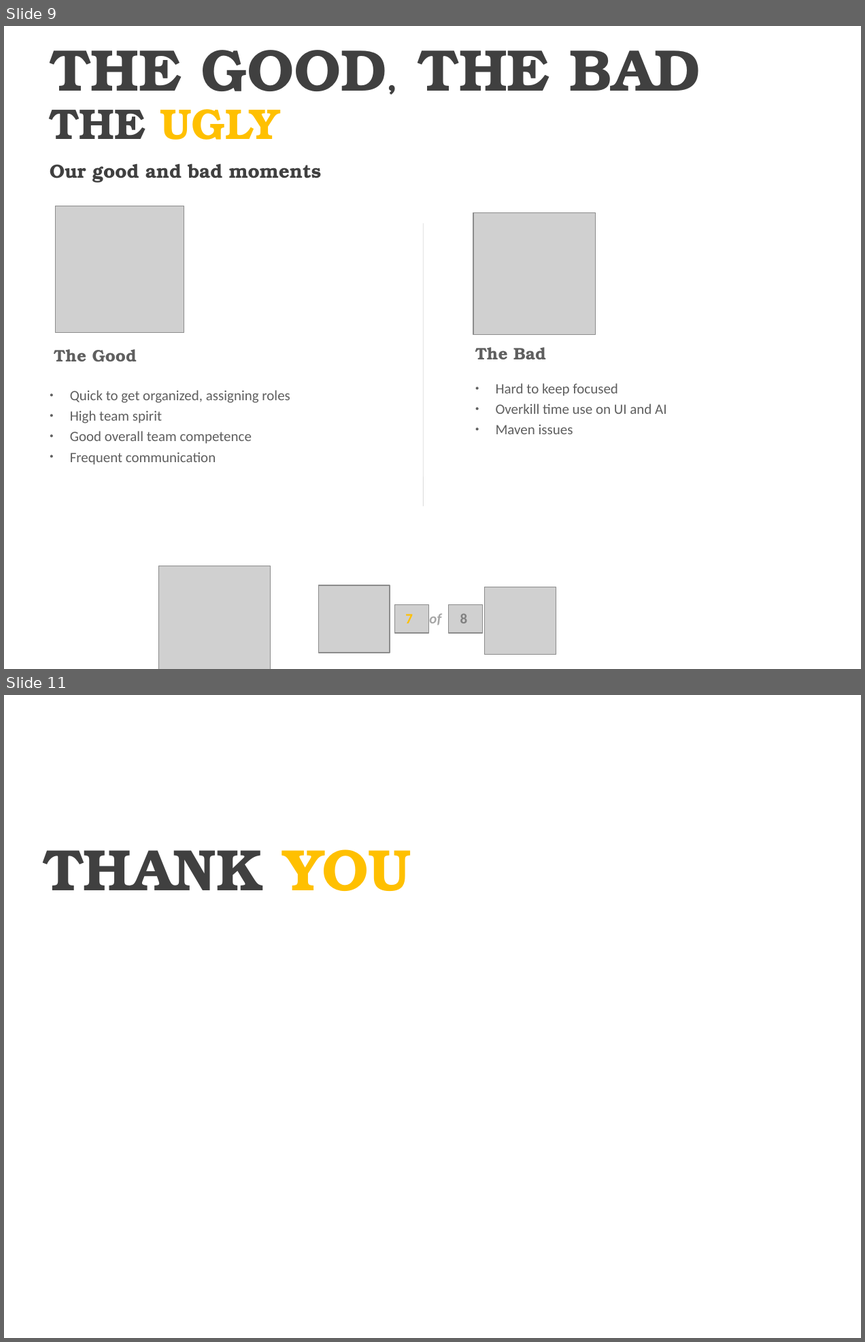
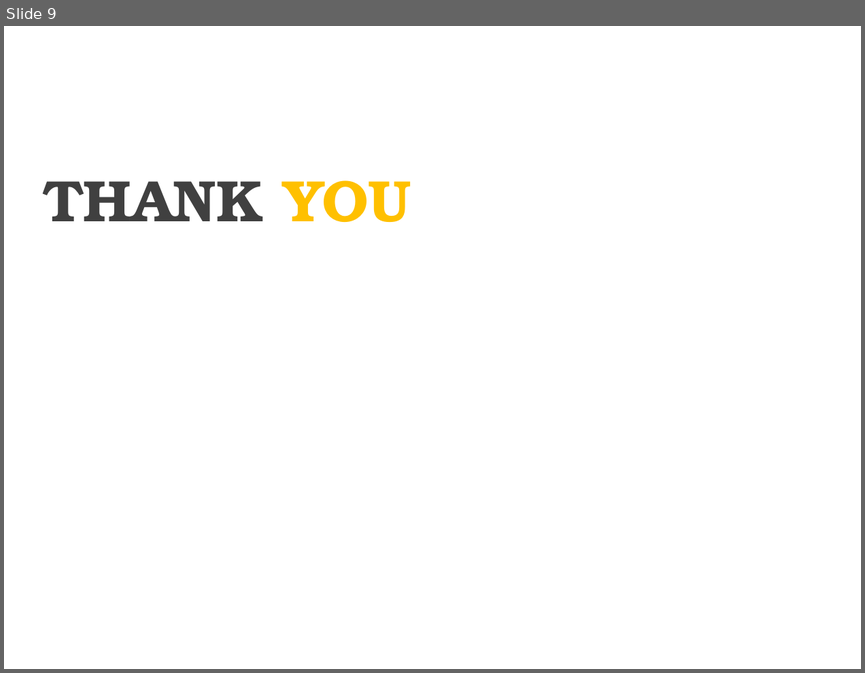
Before and after one commit to luringens/DoodleChess, a slide deck: docs/presentation/Presentasjon oblig3.pptx. Shown one above the other, each under a label of ours: slides 9 and 11 before the commit, slide 9 after it; the slides between them are not shown. The pictures are 865x1342 and 865x673 pixels, drawn with LibreOffice and Linux fonts; fonts in the diff are those of the drawing; grey boxes stand for pictures; background and template pictures are left out. Boxes give left, top, right and bottom in pixels: in the first picture for what was removed or moved away, otherwise in the second. Text is boxed around its words. In the diff, an @@ line names an element or a change of style, - is before the commit and + after.

```diff
--- a/docs/presentation/Presentasjon oblig3.pptx
+++ b/docs/presentation/Presentasjon oblig3.pptx
@@ slide 9 removed at <box>4,26,861,669</box>, background picture (left out) @@
@@ text removed at <box>50,50,700,91</box> @@
-THE GOOD, THE BAD
@@ text removed at <box>50,109,280,140</box> @@
-THE UGLY
@@ text removed at <box>50,163,322,182</box> @@
-Our good and bad moments
@@ picture removed at <box>56,206,184,333</box> @@
@@ line removed from (423, 223) to (423, 506) @@
@@ line removed from (424, 223) to (424, 506) @@
@@ picture removed at <box>473,213,595,335</box> @@
@@ text removed at <box>54,349,137,362</box> @@
-The Good
@@ text removed at <box>475,347,546,359</box> @@
-The Bad
@@ text removed at <box>70,390,290,465</box> @@
-● Quick to get organized, assigning roles
-● High team spirit
-● Good overall team competence
-● Frequent communication
@@ text removed at <box>496,383,666,434</box> @@
-● Hard to keep focused
-● Overkill time use on UI and AI
-● Maven issues
@@ picture removed at <box>158,566,271,669</box> @@
@@ picture removed at <box>318,585,390,652</box> @@
@@ picture removed at <box>485,586,555,654</box> @@
@@ picture removed at <box>395,604,429,633</box> @@
@@ text removed at <box>405,614,413,623</box> @@
-7
@@ text removed at <box>429,613,441,624</box> @@
-of
@@ picture removed at <box>449,604,483,633</box> @@
@@ text removed at <box>460,614,468,623</box> @@
-8
@@ what was slide 11 is now slide 9 @@
```
Also in this commit, not shown: 5 slides changed, 1 other slide removed.
